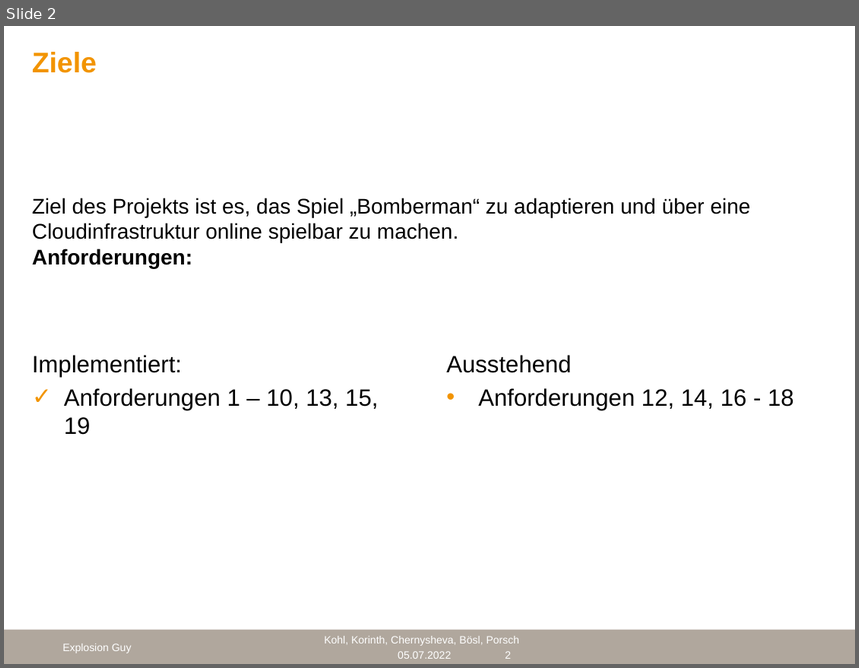
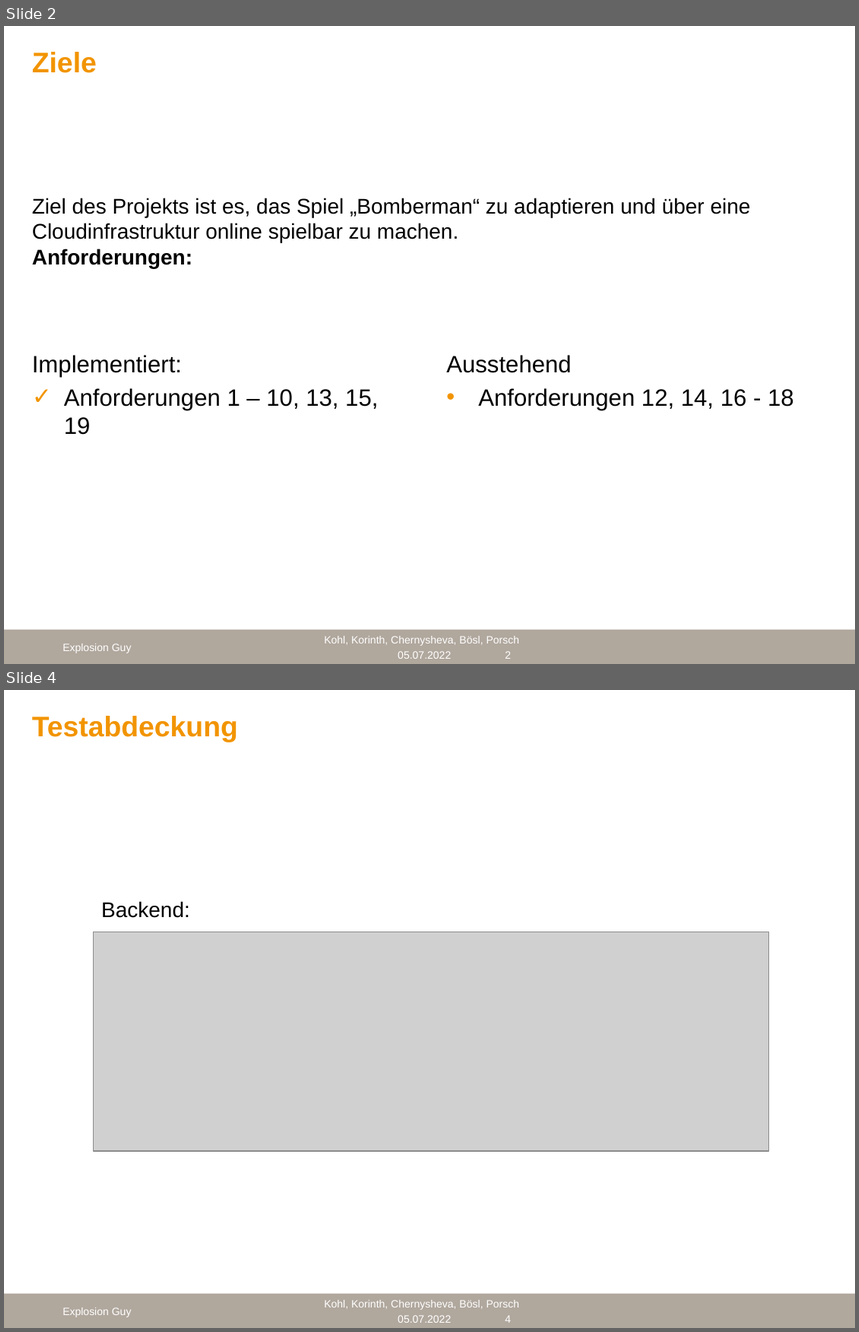
Before and after one commit to cyberlytics/ExplosionGuy, a slide deck: doc/Präsentation/Abschlussprasentation.pptx. Shown one above the other, each under a label of ours: slide 2 before the commit, slides 2 and 4 after it; the slides between them are not shown. The pictures are 859x668 and 859x1332 pixels, drawn with LibreOffice and Linux fonts; fonts in the diff are those of the drawing; grey boxes stand for pictures; background and template pictures are left out. Boxes give left, top, right and bottom in pixels: in the first picture for what was removed or moved away, otherwise in the second. Text is boxed around its words. In the diff, an @@ line names an element or a change of style, - is before the commit and + after.

```diff
--- a/doc/Präsentation/Abschlussprasentation.pptx
+++ b/doc/Präsentation/Abschlussprasentation.pptx
@@ slide 4 added at [4, 690, 855, 1328], background #FFFFFF; not listed: 2 template elements that a slide beside it also shows @@
@@ title added at [32, 716, 238, 742], 24 pt, text #F29400, bold @@
+Testabdeckung
@@ text added at [101, 901, 190, 918], 18 pt, text #000000 @@
+Backend:
@@ picture added at [94, 932, 769, 1151] @@
@@ text added at [63, 1308, 132, 1318], 9 pt, text #FFFFFF @@
+Explosion Guy
@@ text added at [398, 1315, 451, 1323], 9 pt, text #FFFFFF @@
+05.07.2022
@@ page number added at [505, 1315, 511, 1323], 9 pt, text #FFFFFF @@
+4
```
Also in this commit, not shown: 1 slide changed, 3 other slides added, 5 slides removed.
